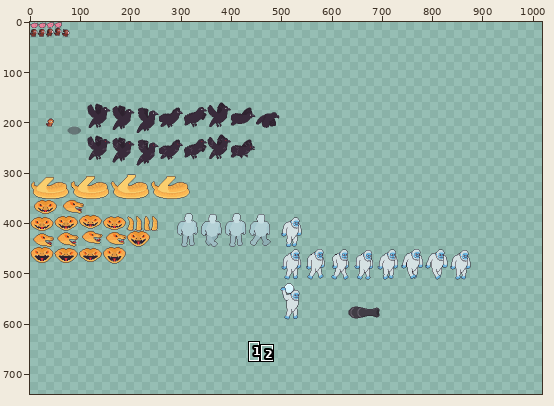
Edited in one commit: sprite sheet (assets/Textures/entities.png). Above: a wide view before the commit, with the close-up outlined.
Close-up. Before:
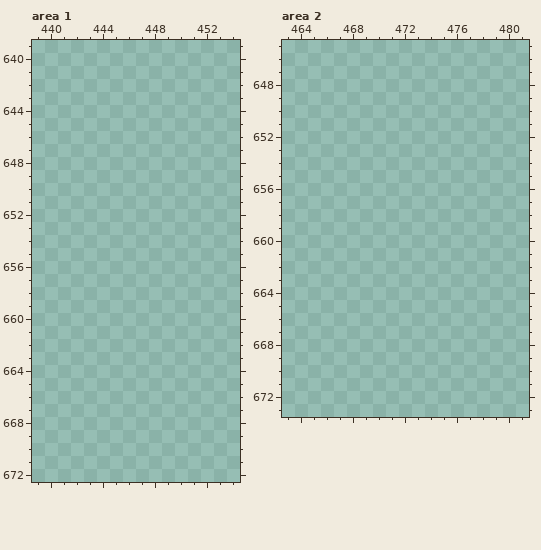
The file is 1024x1024 pixels. Colours within 5 levels of each other are drawn and written as one. Shown: area 1: x 439..454, y 639..672; area 2: x 463..481, y 645..673. The wide view leaves out empty margins. The commit also changed other parts of the picture, which this record leaves out.
The result:
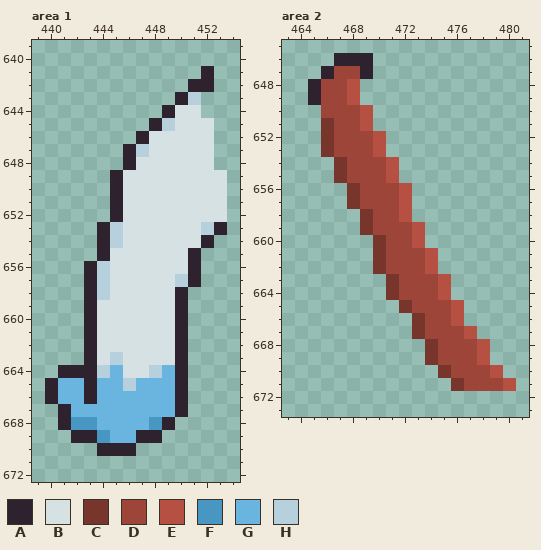
Palette (. is transparent): A #2e222f  B #d5e1e3  C #78352c  D #9e4539  E #b55043  F #4897c2  G #69b5e0  H #b6d0de
What changed:
Area 1:
y 641: x 452 . -> A
y 642: x 451..452 .. -> AA
y 643: x 450..451 .. -> AH
y 644: x 449..451 ... -> ABB
y 645: x 448..452 ..... -> AHBBB
y 646: x 447..452 ...... -> ABBBBB
y 647: x 446..452 ....... -> AHBBBBB
y 648: x 446..452 ....... -> ABBBBBB
y 649..652: x 445..453 ......... -> ABBBBBBBB
y 653: x 444..453 .......... -> AHBBBBBBHA
y 654: x 444..452 ......... -> AHBBBBBBA
y 655: x 444..451 ........ -> ABBBBBBA
y 656: x 443..451 ......... -> AHBBBBBBA
y 657: x 443..451 ......... -> AHBBBBBHA
y 658: x 443..450 ........ -> AHBBBBBA
y 659..662: x 443..450 ........ -> ABBBBBBA
y 663: x 443..450 ........ -> ABHBBBBA
y 664: x 441..450 .......... -> AAAHGBBHGA
y 665: x 440..450 ........... -> AGGAGGHGGGA
y 666: x 440..450 ........... -> AGGAGGGGGGA
y 667: x 441..450 .......... -> AGGGGGGGGA
y 668: x 441..449 ......... -> AFFGGGGFA
y 669: x 442..448 ....... -> AAFGGAA
y 670: x 444..446 ... -> AAA
Area 2:
y 646: x 467..469 ... -> AAA
y 647: x 466..469 .... -> ADDA
y 648..649: x 465..468 .... -> ADDE
y 650: x 466..469 .... -> DDDE
y 651: x 466..469 .... -> CDDE
y 652..653: x 466..470 ..... -> CDDDE
y 654..655: x 467..471 ..... -> CDDDE
y 656..657: x 468..472 ..... -> CDDDE
y 658: x 469..472 .... -> CDDE
y 659: x 469..473 ..... -> CDDDE
y 660: x 470..473 .... -> CDDE
y 661..662: x 470..474 ..... -> CDDDE
y 663..664: x 471..475 ..... -> CDDDE
y 665: x 472..476 ..... -> CDDDE
y 666: x 473..476 .... -> CDDE
y 667: x 473..477 ..... -> CDDDE
y 668..669: x 474..478 ..... -> CDDDE
y 670: x 475..479 ..... -> CDDDE
y 671: x 476..480 ..... -> CDDDE
